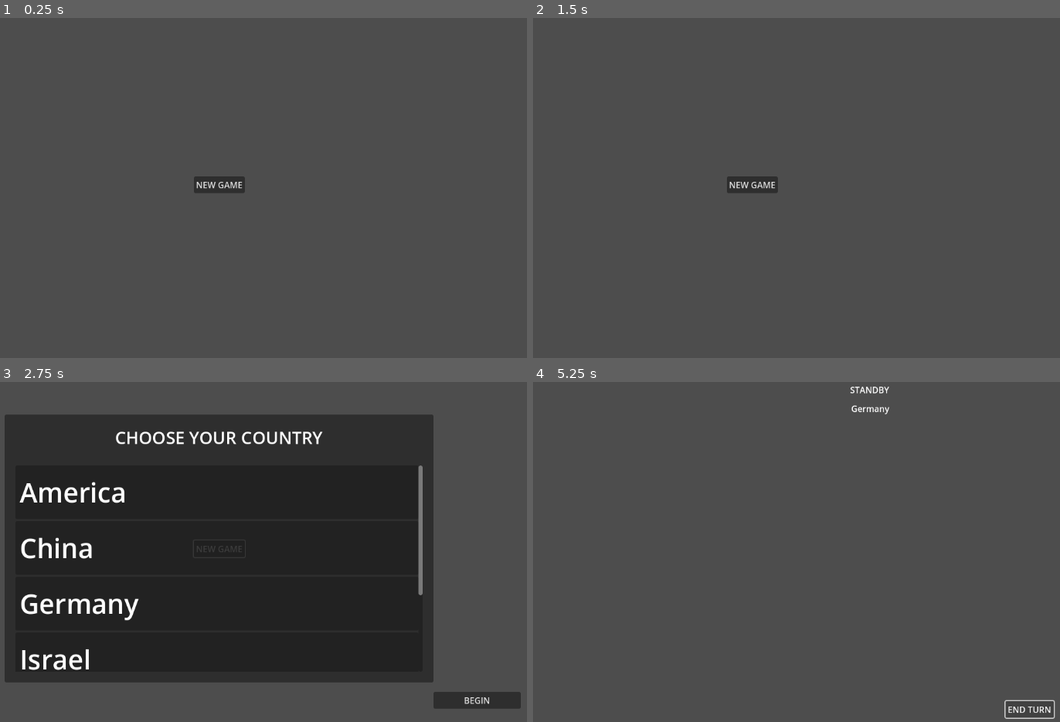
Above: before the commit, frames 1-4 (two rows, left to right).
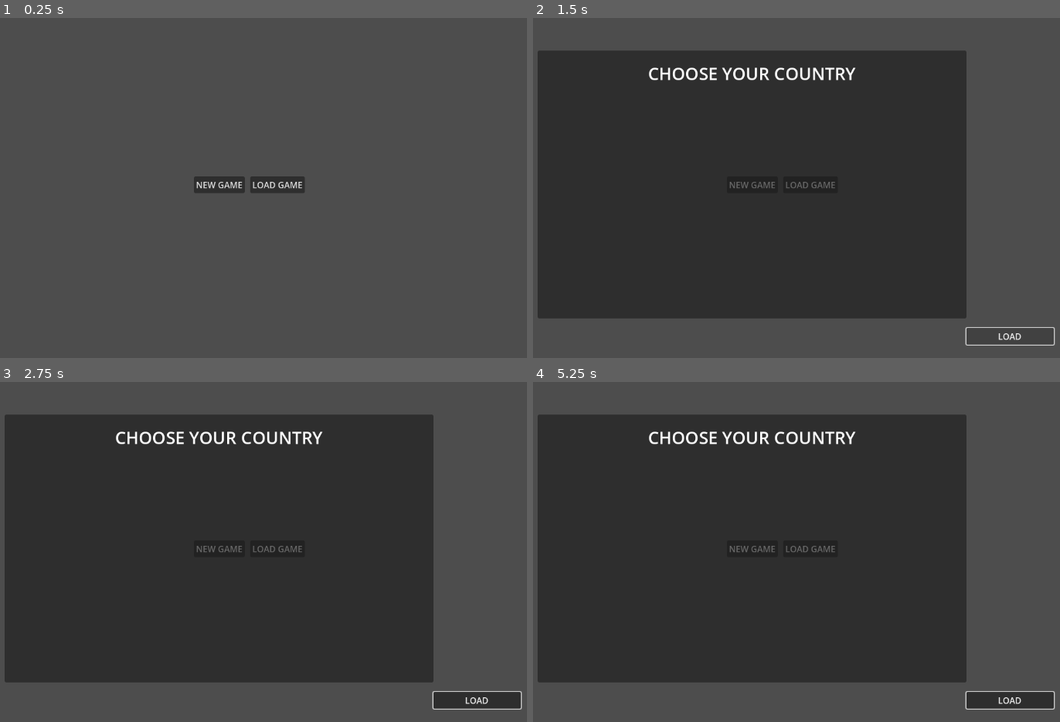
Above: after the commit, the same moments.

Repository: Bigfeta1/Political-Sim
Game: Godot game, scene res://Scenes/main_scene.tscn
Same seed, same stepped clock (60 frames per second), same inputs: the game is played once before the commit and once after it.
Inputs (mouse positions are in pixels of both pictures, inside the frame that each line leads up to):
- Up to frame 1 (0.25 s): no input
- Up to frame 2 (1.5 s): click (812, 184) at 0.5 s, where only the run after the commit has a clickable "LOAD GAME"; click (1012, 337) at 1.25 s, where only the run after the commit has a clickable "LOAD"
- Up to frame 3 (2.75 s): click "NEW GAME" at 2 s
- Up to frame 4 (5.25 s): click (749, 490) at 2.75 s, where only the run before the commit has a clickable "America"; click "NEW GAME" at 3.5 s; click "BEGIN" (after the commit: "LOAD") at 4.25 s; click (1028, 708) at 5 s, where only the run before the commit has a clickable "END TURN"

The runs differ from the first frame. In frame 1, 0.4% of the frame differs, in the area x 47-58%, y 46-52%; in frame 2, 64%; in frame 3, 2.4%; in frame 4, 65%, in the area x 0-100%, y 1-100%.

Commit message:
proper sub state configurator

Diff:
--- a/Scenes/MainMenu/Core/main_menu_logic.tscn
+++ b/Scenes/MainMenu/Core/main_menu_logic.tscn
@@ -1,8 +1,9 @@
-[gd_scene load_steps=4 format=3 uid="uid://bpkaoiqotn6j7"]
+[gd_scene load_steps=5 format=3 uid="uid://bpkaoiqotn6j7"]
 
 [ext_resource type="Script" uid="uid://j5edrhrdwr6x" path="res://Scripts/Logic/MainMenu/main_menu_logic.gd" id="1_52l62"]
 [ext_resource type="Script" uid="uid://b7dfevi5po72d" path="res://Scripts/Logic/MainMenu/main_menu_state.gd" id="2_hk2ws"]
 [ext_resource type="Script" uid="uid://yc1v7od0wuou" path="res://Scripts/Logic/MainMenu/main_menu_input.gd" id="3_input"]
+[ext_resource type="Script" uid="uid://cgjqctoeowbx" path="res://Scripts/MainMenu/main_menu_state_router.gd" id="3_laaf5"]
 
 [node name="MainMenu" type="Node"]
 script = ExtResource("1_52l62")
@@ -12,3 +13,6 @@
 
 [node name="MainMenuState" type="Node" parent="."]
 script = ExtResource("2_hk2ws")
+
+[node name="StateRouter" type="Node" parent="."]
+script = ExtResource("3_laaf5")
--- a/Scenes/MainMenu/Core/main_menu_ui.tscn
+++ b/Scenes/MainMenu/Core/main_menu_ui.tscn
@@ -1,8 +1,9 @@
-[gd_scene load_steps=4 format=3 uid="uid://dduja1f00vfup"]
+[gd_scene load_steps=5 format=3 uid="uid://dduja1f00vfup"]
 
 [ext_resource type="Script" uid="uid://m7dqda3psif1" path="res://Scripts/UI/MainMenu/main_menu_ui.gd" id="1_48xlc"]
 [ext_resource type="Script" uid="uid://w81gjwdxti3i" path="res://Scripts/UI/MainMenu/Buttons/buttons_ui.gd" id="2_1ehe0"]
 [ext_resource type="Script" uid="uid://x05jmrh1l1no" path="res://Scenes/MainMenu/Buttons/new_game_button.gd" id="3_4pxk6"]
+[ext_resource type="Script" path="res://Scripts/UI/MainMenu/Buttons/load_game_button.gd" id="4_loadbtn"]
 
 [node name="MainMenu" type="Control"]
 layout_mode = 3
@@ -40,6 +41,22 @@
 text = "NEW GAME"
 script = ExtResource("3_4pxk6")
 
+[node name="LoadGameButton" type="Button" parent="Buttons"]
+layout_mode = 1
+anchors_preset = 8
+anchor_left = 0.5
+anchor_top = 0.5
+anchor_right = 0.5
+anchor_bottom = 0.5
+offset_left = 58.0
+offset_top = -15.0
+offset_right = 160.0
+offset_bottom = 16.0
+grow_horizontal = 2
+grow_vertical = 2
+text = "LOAD GAME"
+script = ExtResource("4_loadbtn")
+
 [node name="Panels" type="Control" parent="."]
 layout_mode = 1
 anchors_preset = 15
--- /dev/null
+++ b/Scenes/MainMenu/Panels/LoadPanel/load_container.tscn
@@ -0,0 +1,18 @@
+[gd_scene load_steps=2 format=3 uid="uid://b34qe1an408g4"]
+
+[sub_resource type="LabelSettings" id="LabelSettings_krmch"]
+font_size = 50
+
+[node name="RoundConfigCountryContainer" type="Button"]
+custom_minimum_size = Vector2(0, 100)
+size_flags_horizontal = 3
+toggle_mode = true
+
+[node name="CountryTitle" type="Label" parent="."]
+layout_mode = 0
+offset_left = 8.0
+offset_top = 15.0
+offset_right = 245.0
+offset_bottom = 84.0
+text = "COUNTRY"
+label_settings = SubResource("LabelSettings_krmch")
--- /dev/null
+++ b/Scenes/MainMenu/Panels/LoadPanel/load_game_panel.tscn
@@ -0,0 +1,56 @@
+[gd_scene load_steps=2 format=3 uid="uid://xdqeb1jx3ye2"]
+
+[sub_resource type="LabelSettings" id="LabelSettings_quu0i"]
+font_size = 32
+
+[node name="LoadPanel" type="Node"]
+
+[node name="Logic" type="Node" parent="."]
+
+[node name="CountryEntryFactory" type="Node" parent="Logic"]
+
+[node name="CountrySelector" type="Node" parent="Logic"]
+
+[node name="Panel" type="Panel" parent="."]
+offset_left = 176.0
+offset_top = 74.0
+offset_right = 976.0
+offset_bottom = 574.0
+
+[node name="MarginContainer" type="MarginContainer" parent="Panel"]
+layout_mode = 0
+offset_right = 800.0
+offset_bottom = 500.0
+theme_override_constants/margin_top = 20
+
+[node name="Title" type="Label" parent="Panel/MarginContainer"]
+layout_mode = 2
+size_flags_vertical = 0
+text = "CHOOSE YOUR COUNTRY"
+label_settings = SubResource("LabelSettings_quu0i")
+horizontal_alignment = 1
+
+[node name="CountryScroll" type="ScrollContainer" parent="Panel"]
+layout_mode = 0
+offset_left = 20.0
+offset_top = 95.0
+offset_right = 780.0
+offset_bottom = 480.0
+
+[node name="CountryList" type="VBoxContainer" parent="Panel/CountryScroll"]
+layout_mode = 2
+size_flags_horizontal = 3
+
+[node name="BeginButton" type="Button" parent="Panel"]
+layout_mode = 1
+anchors_preset = -1
+anchor_left = 1.0
+anchor_top = 1.0
+anchor_right = 1.0
+anchor_bottom = 1.0
+offset_top = 31.0
+offset_right = 163.0
+offset_bottom = 49.0
+grow_horizontal = 0
+grow_vertical = 0
+text = "LOAD"
--- a/Scenes/PlayingRound/playing_round_logic.tscn
+++ b/Scenes/PlayingRound/playing_round_logic.tscn
@@ -1,8 +1,9 @@
-[gd_scene load_steps=4 format=3 uid="uid://ci3di0bw1kl5x"]
+[gd_scene load_steps=5 format=3 uid="uid://ci3di0bw1kl5x"]
 
 [ext_resource type="Script" uid="uid://c773v8pkgpywj" path="res://Scripts/Logic/PlayingRound/playing_round.gd" id="1_spxyj"]
 [ext_resource type="Script" uid="uid://cdkjca860lqqq" path="res://Scripts/Logic/PlayingRound/EventCoordinators/event_coordinators.gd" id="2_q1gt0"]
 [ext_resource type="Script" uid="uid://bennpq8khga5x" path="res://Scripts/Logic/PlayingRound/EventCoordinators/game_initializer.gd" id="3_vpgwi"]
+[ext_resource type="Script" path="res://Scripts/Logic/PlayingRound/playing_round_input.gd" id="4_input"]
 
 [node name="PlayingRound" type="Node"]
 script = ExtResource("1_spxyj")
@@ -12,3 +13,8 @@
 
 [node name="GameInitializer" type="Node" parent="EventCoordinators"]
 script = ExtResource("3_vpgwi")
+
+[node name="Logic" type="Node" parent="."]
+
+[node name="InputHandler" type="Node" parent="Logic"]
+script = ExtResource("4_input")
--- a/Scripts/Logic/MainMenu/RoundConfig/country_entry_factory.gd
+++ b/Scripts/Logic/MainMenu/RoundConfig/country_entry_factory.gd
@@ -2,7 +2,7 @@
 
 signal entry_created(entry: Node)
 
-var country_entry = preload("res://Scenes/MainMenu/Panels/round_config_country_container.tscn")
+var country_entry = preload("res://Scenes/MainMenu/Panels/RoundConfig/round_config_country_container.tscn")
 
 func initialize(config, country_list):
 	var country_group = ButtonGroup.new()
--- a/Scripts/Logic/MainMenu/main_menu_logic.gd
+++ b/Scripts/Logic/MainMenu/main_menu_logic.gd
@@ -1,7 +1,11 @@
 extends Node
 
 @onready var menu_state = $MainMenuState
+@onready var main_menu_state_router = $StateRouter
 
 # Called when the node enters the scene tree for the first time.
 func _ready() -> void:
 	pass # Replace with function body.
+
+func initialize(ui, logic):
+	main_menu_state_router.initialize(menu_state, ui, logic)
--- a/Scripts/Logic/MainMenu/main_menu_state.gd
+++ b/Scripts/Logic/MainMenu/main_menu_state.gd
@@ -3,7 +3,8 @@
 enum State {
 	INTRO_SCREEN,
 	SETTINGS,
-	GAME_SETUP
+	GAME_SETUP,
+	LOAD_GAME
 }
 
 var current_state: State = State.INTRO_SCREEN
--- /dev/null
+++ b/Scripts/Logic/PlayingRound/playing_round_input.gd
@@ -0,0 +1,7 @@
+extends Node
+
+func _unhandled_input(event: InputEvent) -> void:
+	if event is InputEventKey and event.pressed and not event.echo and event.keycode == KEY_ALT:
+		# Handled first: the state change frees this node, so the viewport is gone afterwards.
+		get_viewport().set_input_as_handled()
+		GameState.state_change_requested.emit(GameState.State.MAIN_MENU)
--- a/Scripts/Logic/state_router.gd
+++ b/Scripts/Logic/state_router.gd
@@ -1,6 +1,4 @@
 extends Node
-
-const MainMenuState = preload("res://Scripts/Logic/MainMenu/main_menu_state.gd")
 
 var logic
 var main_menu_logic = preload("res://Scenes/MainMenu/Core/main_menu_logic.tscn")
@@ -8,11 +6,6 @@
 var ui
 var main_menu_ui_instance: Node = null
 var main_menu_ui = preload("res://Scenes/MainMenu/Core/main_menu_ui.tscn")
-
-var round_config_panel_instance = null
-var round_config_panel = preload("res://Scenes/MainMenu/Panels/round_config_panel.tscn")
-
-var round_config_node = preload("res://Scenes/ConfigureRound/round_config.tscn")
 
 #RoundConfigurator
 var round_configurator = preload("res://Scenes/ConfigureRound/round_configurator_logic.tscn")
@@ -70,8 +63,8 @@
 	main_menu_ui_instance = main_menu_ui.instantiate()
 	ui.add_child(main_menu_ui_instance)
 
+	menu.initialize(main_menu_ui_instance, logic)
 	main_menu_ui_instance.initialize(menu)
-	menu.menu_state.state_changed.connect(_on_menu_state_changed)
 
 func destroy_main_menu():
 	if main_menu_ui_instance == null:
@@ -81,41 +74,6 @@
 	main_menu_ui_instance = null
 
 	logic.release("main_menu")
-
-	round_config_panel_instance = null
-
-func _on_menu_state_changed(new_state):
-	match new_state:
-		MainMenuState.State.INTRO_SCREEN:
-			destroy_round_config_panel()
-		MainMenuState.State.SETTINGS:
-			destroy_round_config_panel()
-		MainMenuState.State.GAME_SETUP:
-			create_round_config_node()
-			create_round_config_panel()
-
-func create_round_config_panel():
-	if round_config_panel_instance != null:
-		return
-
-	round_config_panel_instance = round_config_panel.instantiate()
-	main_menu_ui_instance.panels.add_child(round_config_panel_instance)
-	round_config_panel_instance.initialize(logic.get_system("round_config"))
-
-func create_round_config_node():
-	if logic.get_system("round_config") != null:
-		return
-
-	var config = round_config_node.instantiate()
-	logic.add_child(config)
-	logic.register("round_config", config)
-
-func destroy_round_config_panel():
-	if round_config_panel_instance == null:
-		return
-
-	round_config_panel_instance.queue_free()
-	round_config_panel_instance = null
 
 #endregion
 
--- /dev/null
+++ b/Scripts/MainMenu/main_menu_state_router.gd
@@ -0,0 +1,77 @@
+extends Node
+
+var main_menu_state
+var main_menu_ui
+var main_scene_logic
+
+var round_config_panel_instance = null
+var round_config_panel = preload("res://Scenes/MainMenu/Panels/RoundConfig/round_config_panel.tscn")
+
+var round_config_node = preload("res://Scenes/ConfigureRound/round_config.tscn")
+
+var load_panel_instance = null
+var load_panel = preload("res://Scenes/MainMenu/Panels/LoadPanel/load_game_panel.tscn")
+
+func initialize(menu_state, ui, logic):
+	main_menu_state = menu_state
+	main_menu_ui = ui
+	main_scene_logic = logic
+
+	main_menu_state.state_changed.connect(_on_state_changed)
+
+func _on_state_changed(new_state):
+	match new_state:
+		main_menu_state.State.INTRO_SCREEN:
+			destroy_round_config_panel()
+			destroy_load_panel()
+		main_menu_state.State.SETTINGS:
+			destroy_round_config_panel()
+			destroy_load_panel()
+		main_menu_state.State.GAME_SETUP:
+			destroy_load_panel()
+			create_round_config_node()
+			create_round_config_panel()
+		main_menu_state.State.LOAD_GAME:
+			destroy_round_config_panel()
+			create_load_panel()
+
+#region ROUND CONFIG
+func create_round_config_panel():
+	if round_config_panel_instance != null:
+		return
+
+	round_config_panel_instance = round_config_panel.instantiate()
+	main_menu_ui.panels.add_child(round_config_panel_instance)
+	round_config_panel_instance.initialize(main_scene_logic.get_system("round_config"))
+
+func create_round_config_node():
+	if main_scene_logic.get_system("round_config") != null:
+		return
+
+	var config = round_config_node.instantiate()
+	main_scene_logic.add_child(config)
+	main_scene_logic.register("round_config", config)
+
+func destroy_round_config_panel():
+	if round_config_panel_instance == null:
+		return
+
+	round_config_panel_instance.queue_free()
+	round_config_panel_instance = null
+#endregion
+
+#region LOAD
+func create_load_panel():
+	if load_panel_instance != null:
+		return
+
+	load_panel_instance = load_panel.instantiate()
+	main_menu_ui.panels.add_child(load_panel_instance)
+
+func destroy_load_panel():
+	if load_panel_instance == null:
+		return
+
+	load_panel_instance.queue_free()
+	load_panel_instance = null
+#endregion
--- a/Scripts/UI/MainMenu/Buttons/buttons_ui.gd
+++ b/Scripts/UI/MainMenu/Buttons/buttons_ui.gd
@@ -1,6 +1,7 @@
 extends Control
 
 @onready var new_game_button = $NewGameButton
+@onready var load_game_button = $LoadGameButton
 
 # Called when the node enters the scene tree for the first time.
 func _ready() -> void:
@@ -8,3 +9,4 @@
 
 func initialize(main_menu_logic):
 	new_game_button.initialize(main_menu_logic)
+	load_game_button.initialize(main_menu_logic)
--- /dev/null
+++ b/Scripts/UI/MainMenu/Buttons/load_game_button.gd
@@ -0,0 +1,9 @@
+extends Button
+
+var main_menu_state_manager
+
+func initialize(main_menu_logic):
+	main_menu_state_manager = main_menu_logic.menu_state
+
+func _pressed() -> void:
+	main_menu_state_manager.change_state(main_menu_state_manager.State.LOAD_GAME)
Renamed: Scenes/MainMenu/Panels/round_config_country_container.tscn -> Scenes/MainMenu/Panels/RoundConfig/round_config_country_container.tscn
Renamed: Scenes/MainMenu/Panels/round_config_panel.tscn -> Scenes/MainMenu/Panels/RoundConfig/round_config_panel.tscn
Not shown: 1 places in Scenes/main_scene.tscn that only renumber resources
Not shown, added: Scripts/Logic/PlayingRound/playing_round_input.gd.uid
Not shown, added: Scripts/MainMenu/main_menu_state_router.gd.uid
Not shown, added: Scripts/UI/MainMenu/Buttons/load_game_button.gd.uid
Not shown, changed: docs/onboarding.md
